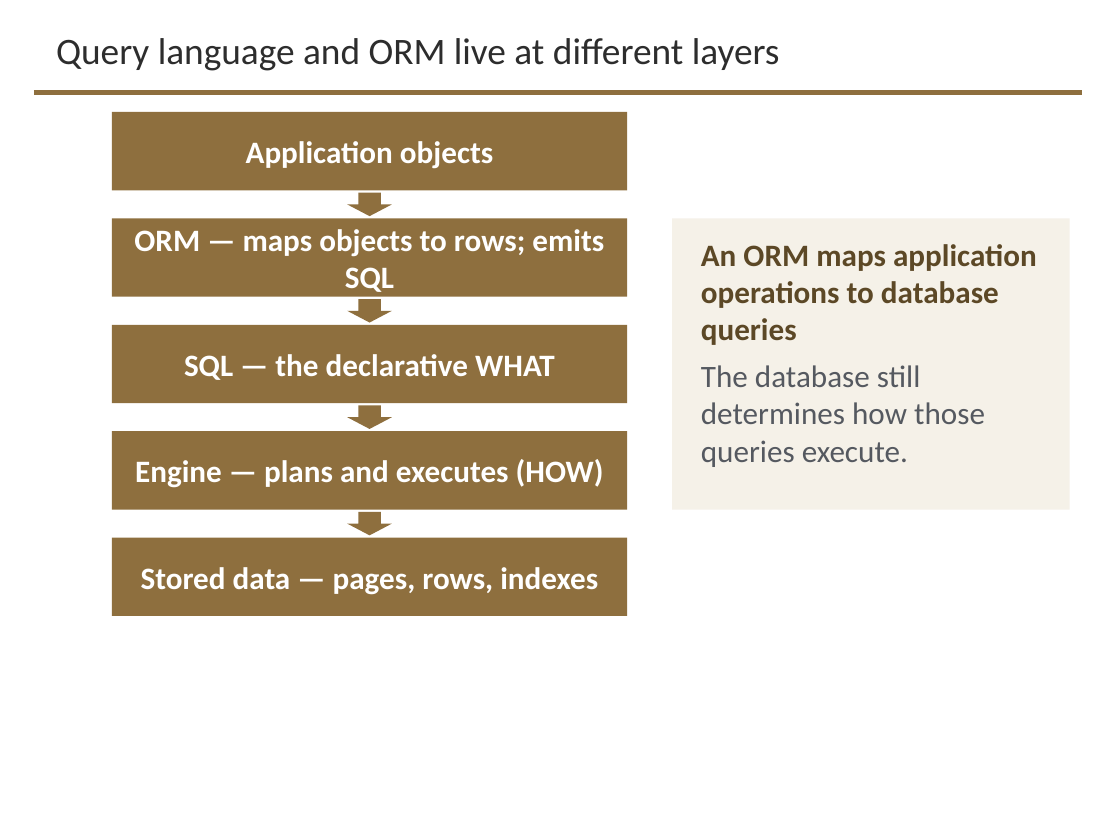
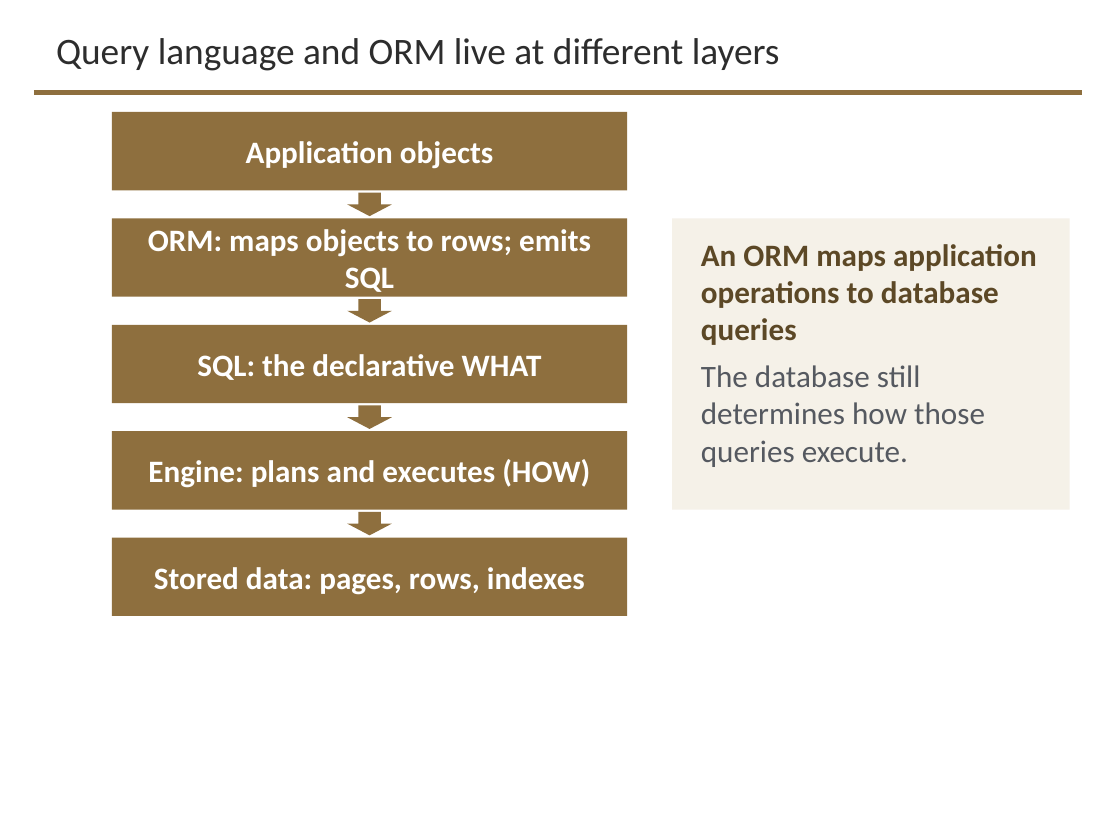
Before and after one commit to davisjam/model-based-agentic-software-engineering, a slide deck: slide 16 of course/lectures/act-3-software-in-the-world/02-compute-environments-and-data-management/3-2-Data-Management.pptx. Drawn at 1120x840 pixels with LibreOffice and Linux fonts; fonts in the diff are those of the drawing; background and template pictures are left out. Boxes give left, top, right and bottom in pixels: in the first picture for what was removed or moved away, otherwise in the second. Text is boxed around its words. In the diff, an @@ line names an element or a change of style, - is before the commit and + after.

```diff
--- a/course/lectures/act-3-software-in-the-world/02-compute-environments-and-data-management/3-2-Data-Management.pptx
+++ b/course/lectures/act-3-software-in-the-world/02-compute-environments-and-data-management/3-2-Data-Management.pptx
@@ text in rectangle at box(148, 229, 591, 292): text changed @@
-ORM — maps objects to rows; emits SQL
+ORM: maps objects to rows; emits SQL
@@ text in rectangle at box(197, 354, 542, 380): text changed @@
-SQL — the declarative WHAT
+SQL: the declarative WHAT
@@ text in rectangle at box(148, 459, 590, 488): text changed @@
-Engine — plans and executes (HOW)
+Engine: plans and executes (HOW)
@@ text in rectangle at box(154, 567, 585, 595): text changed @@
-Stored data — pages, rows, indexes
+Stored data: pages, rows, indexes
```
Also in this commit, not shown: 13 other slides changed.
